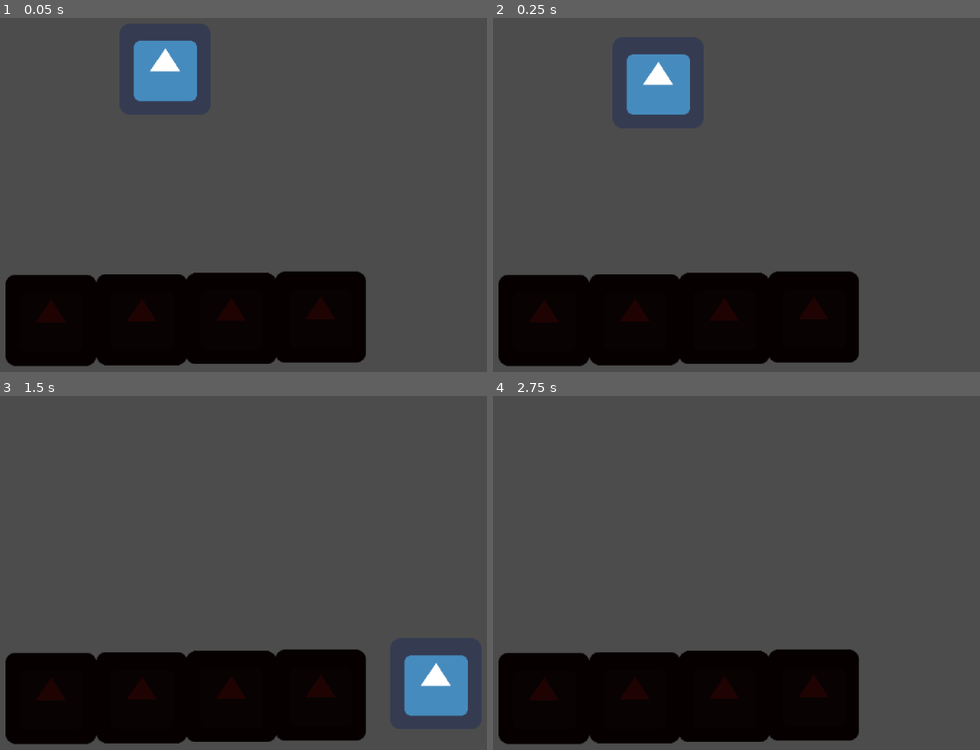
Above: before the commit, frames 1-4 (two rows, left to right).
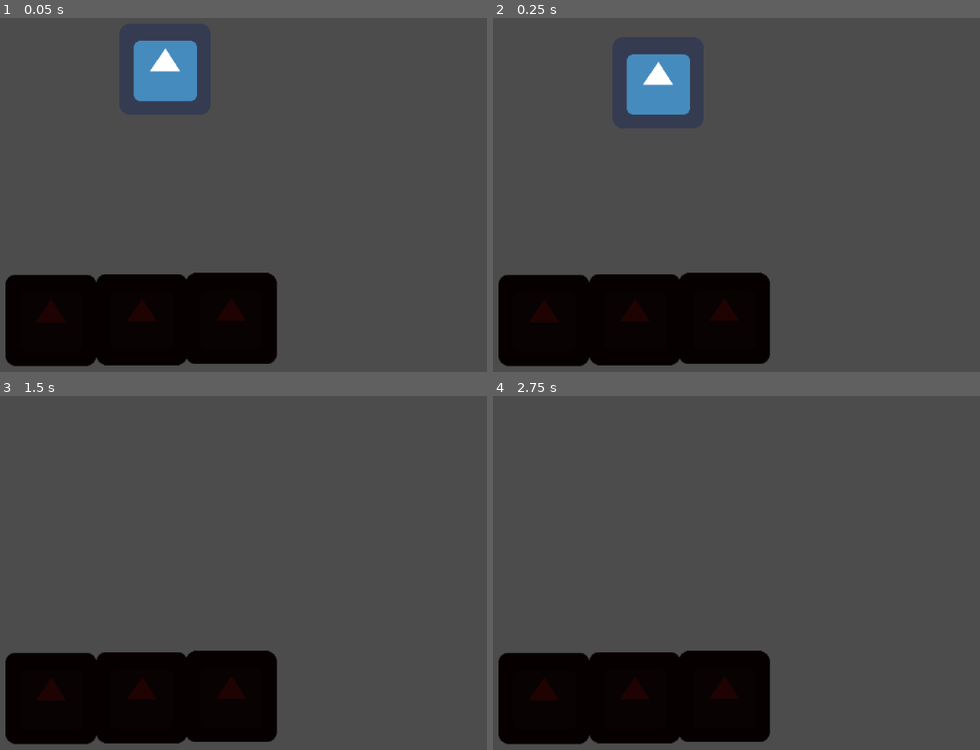
Above: after the commit, the same moments.

Repository: mrgodot1/platform
Game: Godot game, scene res://KinematicBody2D.tscn
Same seed, same stepped clock (60 frames per second), same inputs: the game is played once before the commit and once after it. The engine's default icon, where the game draws it, is replaced by a stand-in: a white triangle on a blue panel in a dark square.
Inputs:
- Up to frame 1 (0.05 s): no input
- Up to frame 2 (0.25 s): no input
- Up to frame 3 (1.5 s): hold Right (ui_right) from 0.53 s (still down); tap Up (ui_up) at 0.77 s
- Up to frame 4 (2.75 s): tap Up (ui_up) at 1.52 s; tap Enter at 2 s; release Right (ui_right) at 2.03 s; hold Left (ui_left) from 2.03 s (still down)

The runs differ from the first frame. In frame 1, 4.7% of the frame differs, in the area x 56-76%, y 71-98%; in frame 2, 4.7%; in frame 3, 6.9%, in the area x 56-97%, y 71-98%; in frame 4, 4.7%.

Commit message:
Update KinematicBody2D.tscn
delete node sb2d4

Diff:
--- a/KinematicBody2D.tscn
+++ b/KinematicBody2D.tscn
@@ -71,18 +71,3 @@
 [node name="CollisionShape2D" type="CollisionShape2D" parent="StaticBody2D3"]
 position = Vector2( -1.0722, 244.469 )
 shape = SubResource( 2 )
-
-[node name="StaticBody2D4" type="StaticBody2D" parent="."]
-position = Vector2( 381.715, 172.702 )
-__meta__ = {
-"_edit_group_": true
-}
-
-[node name="Sprite" type="Sprite" parent="StaticBody2D4"]
-modulate = Color( 0.12549, 0.0156863, 0.0156863, 1 )
-position = Vector2( 3.23658, 246.071 )
-texture = ExtResource( 1 )
-
-[node name="CollisionShape2D" type="CollisionShape2D" parent="StaticBody2D4"]
-position = Vector2( -1.0722, 244.469 )
-shape = SubResource( 2 )
